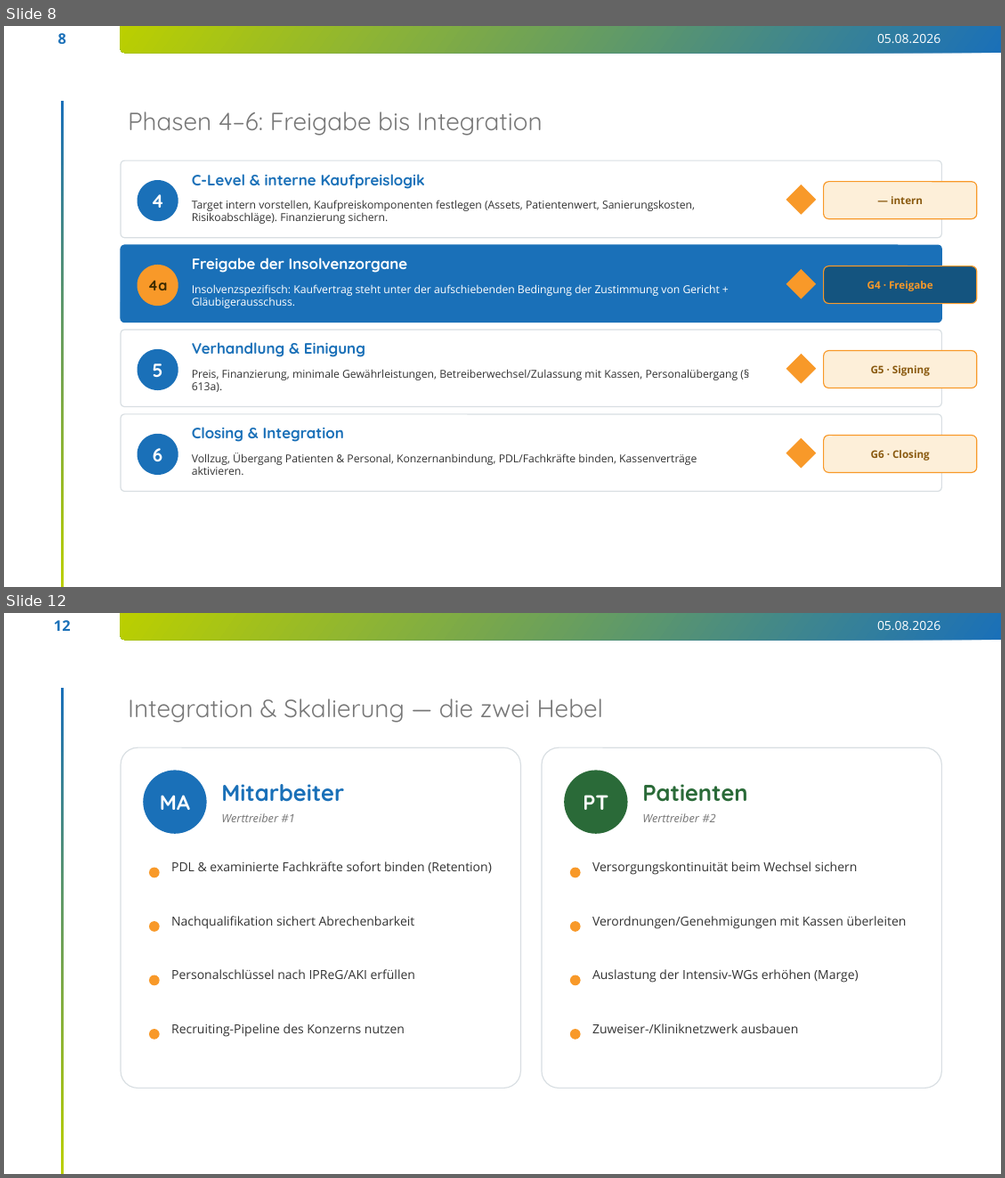
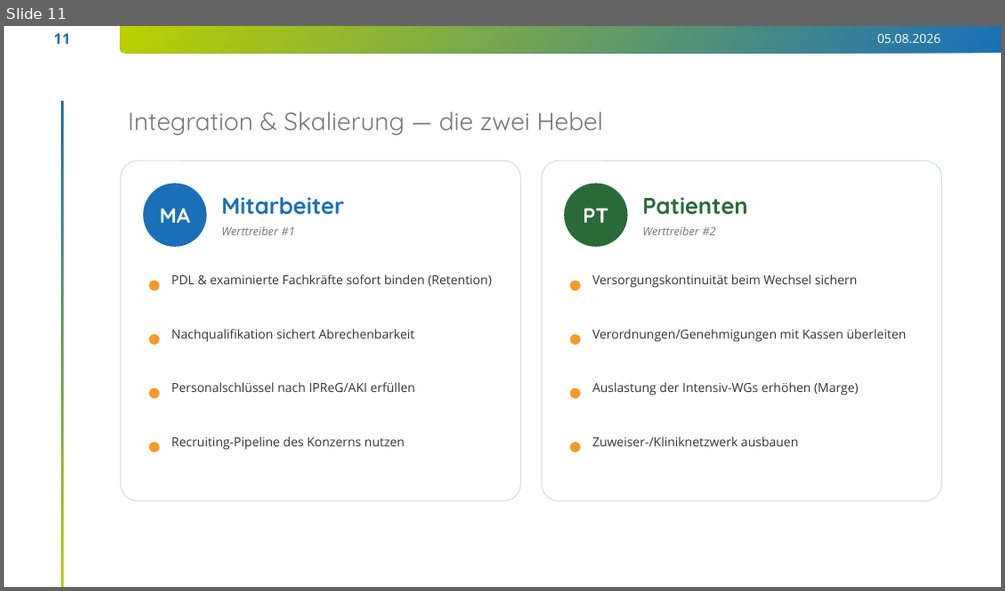
Before and after one commit to findingNemo0o0/repository, a slide deck: insolvenz-ma-pflege/InsolvenzProzess.pptx. Shown one above the other, each under a label of ours: slides 8 and 12 before the commit, slide 11 after it; the slides between them are not shown. The pictures are 1005x1178 and 1005x591 pixels, drawn with LibreOffice and Linux fonts; fonts in the diff are those of the drawing; background and template pictures are left out. Boxes give left, top, right and bottom in pixels: in the first picture for what was removed or moved away, otherwise in the second. Text is boxed around its words. In the diff, an @@ line names an element or a change of style, - is before the commit and + after.

```diff
--- a/insolvenz-ma-pflege/InsolvenzProzess.pptx
+++ b/insolvenz-ma-pflege/InsolvenzProzess.pptx
@@ slide 8 removed at box(4, 26, 1001, 587), background #FFFFFF; not listed: 4 template elements that a slide beside it also shows @@
@@ title removed at box(128, 111, 542, 135) @@
-Phasen 4–6: Freigabe bis Integration
@@ rounded rectangle removed at box(121, 160, 942, 238) @@
@@ ellipse removed at box(138, 180, 178, 221) @@
-4
@@ text removed at box(192, 174, 425, 189) @@
-C-Level & interne Kaufpreislogik
@@ diamond removed at box(786, 184, 816, 215) @@
@@ rounded rectangle removed at box(824, 182, 977, 219) @@
@@ text removed at box(192, 200, 695, 224) @@
-Target intern vorstellen, Kaufpreiskomponenten festlegen (Assets, Patientenwert, Sanierungskosten, Risikoabschläge). Finanzierung sichern.
@@ text removed at box(890, 196, 922, 204) @@
-— intern
@@ rounded rectangle removed at box(121, 245, 942, 322) @@
@@ ellipse removed at box(138, 265, 178, 305) @@
-4a
@@ text removed at box(192, 257, 407, 273) @@
-Freigabe der Insolvenzorgane
@@ text removed at box(192, 284, 720, 308) @@
-Insolvenzspezifisch: Kaufvertrag steht unter der aufschiebenden Bedingung der Zustimmung von Gericht + Gläubigerausschuss.
@@ diamond removed at box(786, 269, 816, 299) @@
@@ rounded rectangle removed at box(824, 266, 977, 304) @@
@@ text removed at box(867, 281, 933, 291) @@
-G4 · Freigabe
@@ rounded rectangle removed at box(121, 329, 942, 407) @@
@@ text removed at box(192, 342, 365, 357) @@
-Verhandlung & Einigung
@@ ellipse removed at box(138, 349, 178, 390) @@
-5
@@ text removed at box(192, 369, 738, 392) @@
-Preis, Finanzierung, minimale Gewährleistungen, Betreiberwechsel/Zulassung mit Kassen, Personalübergang (§ 613a).
@@ diamond removed at box(786, 354, 816, 384) @@
@@ rounded rectangle removed at box(824, 351, 977, 388) @@
@@ text removed at box(871, 365, 930, 376) @@
-G5 · Signing
@@ rounded rectangle removed at box(121, 414, 942, 491) @@
@@ ellipse removed at box(138, 434, 178, 475) @@
-6
@@ text removed at box(192, 426, 344, 442) @@
-Closing & Integration
@@ text removed at box(192, 452, 696, 475) @@
-Vollzug, Übergang Patienten & Personal, Konzernanbindung, PDL/Fachkräfte binden, Kassenverträge aktivieren.
@@ diamond removed at box(786, 438, 816, 468) @@
@@ rounded rectangle removed at box(824, 435, 977, 473) @@
@@ text removed at box(871, 450, 930, 460) @@
-G6 · Closing
@@ what was slide 12 is now slide 11 @@
@@ page number at box(54, 33, 71, 44): text changed @@
-12
+11
```
Also in this commit, not shown: 4 slides changed, 4 slides added, 4 other slides removed, 1 other file.
